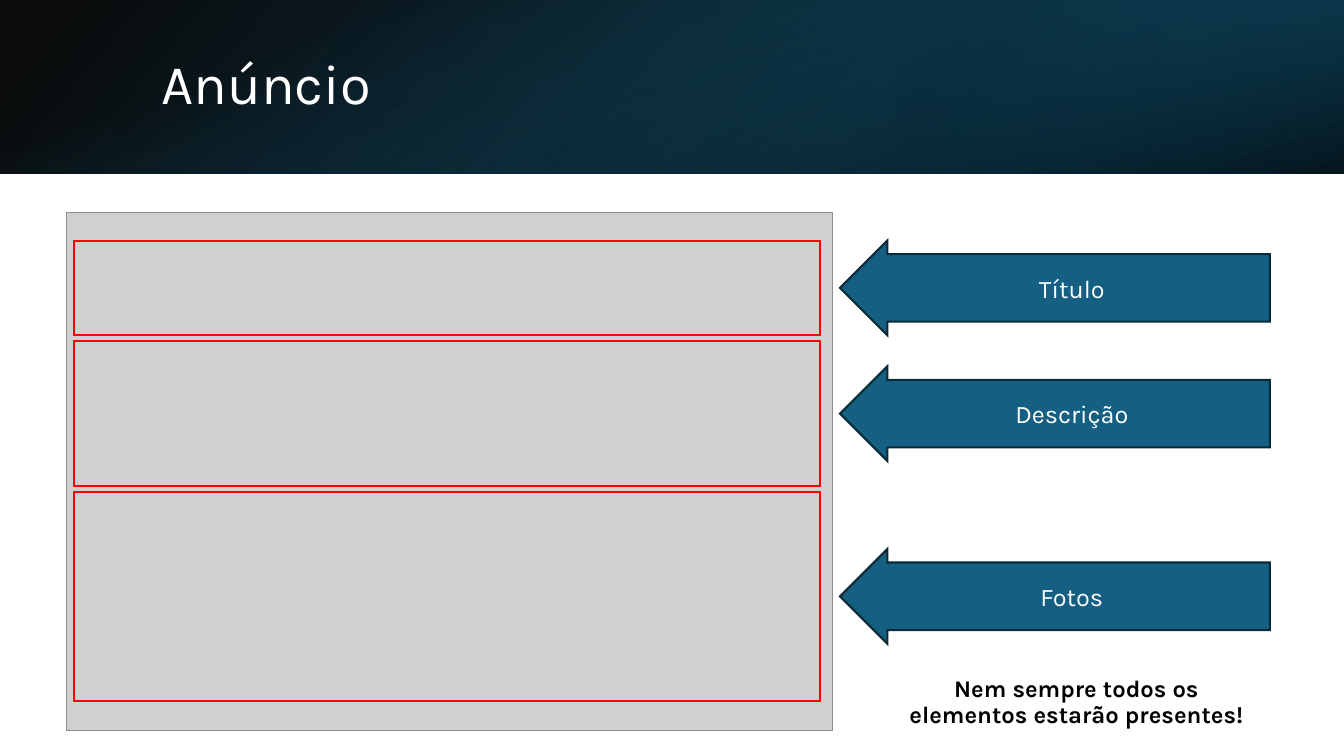
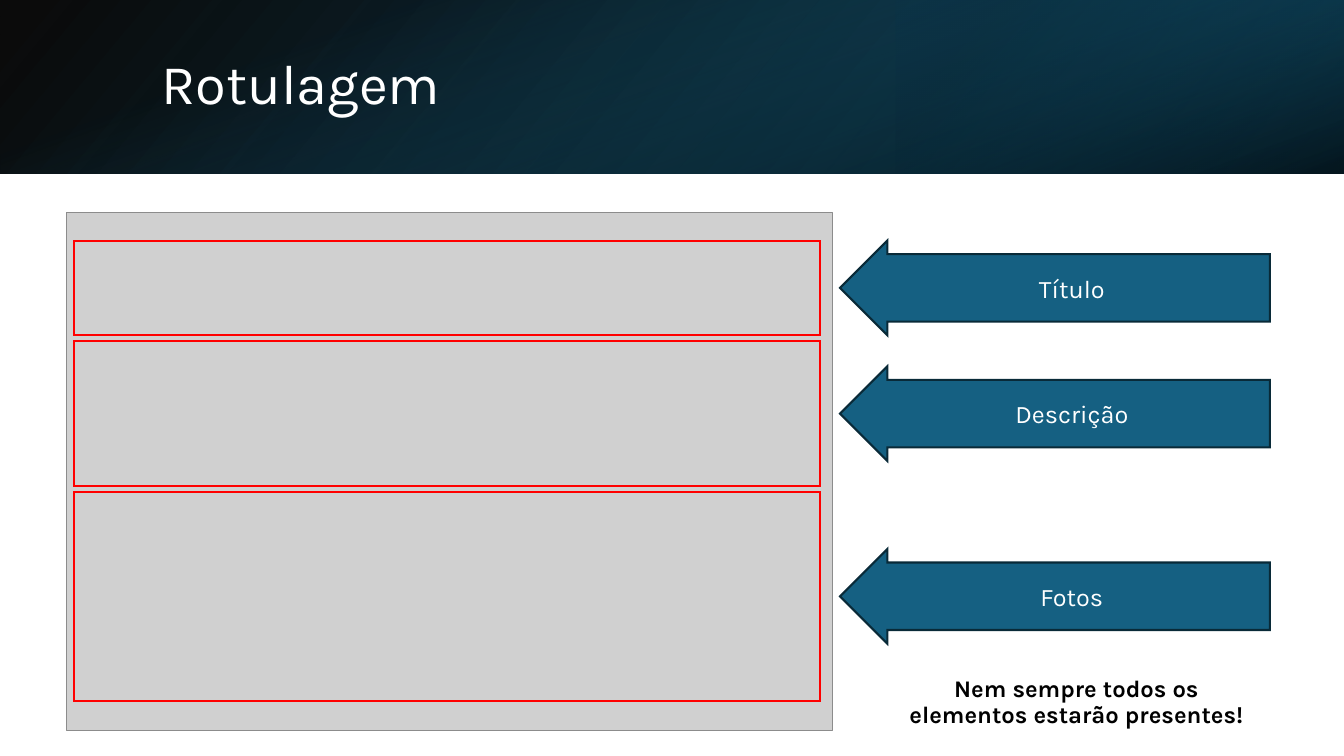
Before and after one commit to InovaFiscaliza/dados-pacp, a slide deck: slide 7 of sch/docs/Rotulagem de Anúncios.pptx (slide 8 before the commit). Drawn at 1344x756 pixels with LibreOffice and Linux fonts; fonts in the diff are those of the drawing; grey boxes stand for pictures. Boxes give left, top, right and bottom in pixels: in the first picture for what was removed or moved away, otherwise in the second. Text is boxed around its words. In the diff, an @@ line names an element or a change of style, - is before the commit and + after.

```diff
--- a/sch/docs/Rotulagem de Anúncios.pptx
+++ b/sch/docs/Rotulagem de Anúncios.pptx
@@ title at [161,65,440,118]: text changed @@
-Anúncio
+Rotulagem
```
Also in this commit, not shown: 8 other slides changed, 4 slides added, 4 slides removed, 2 other files.
